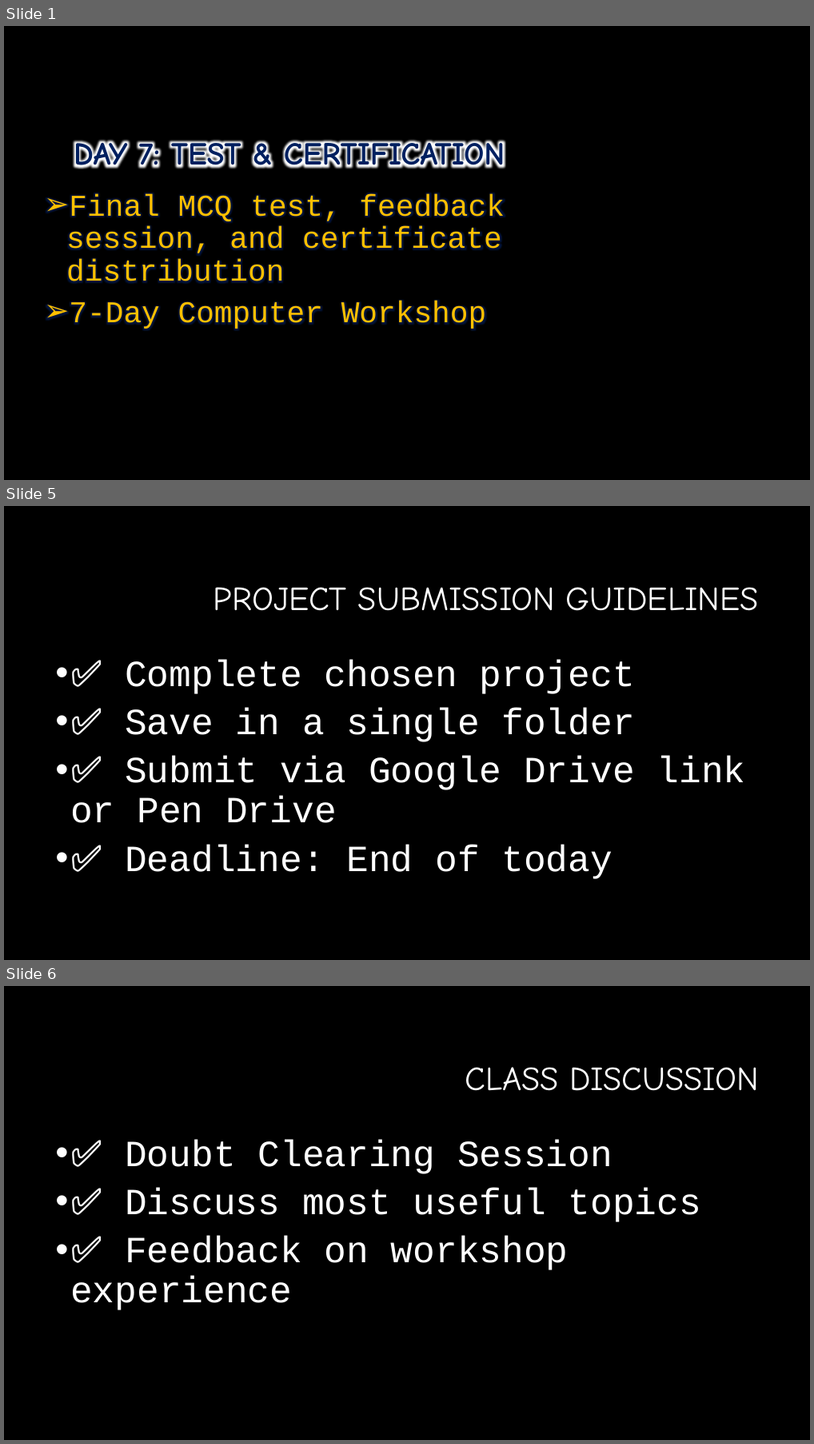
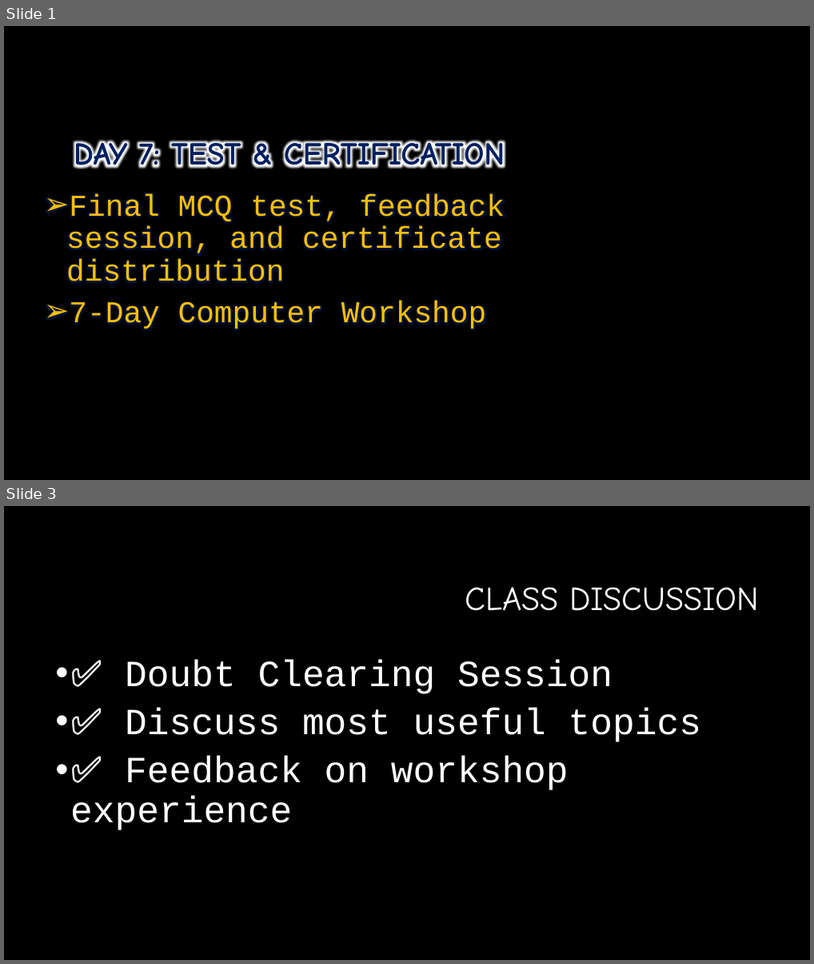
Before and after one commit to officialsurajarya/My-Hand-Written-Notes, a slide deck: 7 Days Workshop/Day7_Final_Project_Certification.pptx. Shown one above the other, each under a label of ours: slides 1, 5 and 6 before the commit, slides 1 and 3 after it; the slides between them are not shown. The pictures are 814x1444 and 814x964 pixels, drawn with LibreOffice and Linux fonts; fonts in the diff are those of the drawing; background and template pictures are left out. Boxes give left, top, right and bottom in pixels: in the first picture for what was removed or moved away, otherwise in the second. Text is boxed around its words. In the diff, an @@ line names an element or a change of style, - is before the commit and + after.

```diff
--- a/7 Days Workshop/Day7_Final_Project_Certification.pptx
+++ b/7 Days Workshop/Day7_Final_Project_Certification.pptx
@@ slide 5 removed at [4,506,810,960], background #000000 @@
@@ title removed at [214,587,759,611] @@
-PROJECT SUBMISSION GUIDELINES
@@ text removed at [70,660,746,879] @@
-• ✅ Complete chosen project
-• ✅ Save in a single folder
-• ✅ Submit via Google Drive link or Pen Drive
-• ✅ Deadline: End of today
@@ what was slide 6 is now slide 3 @@
```
Also in this commit, not shown: 1 slide changed, 1 slide added, 4 other slides removed, 11 other files.
